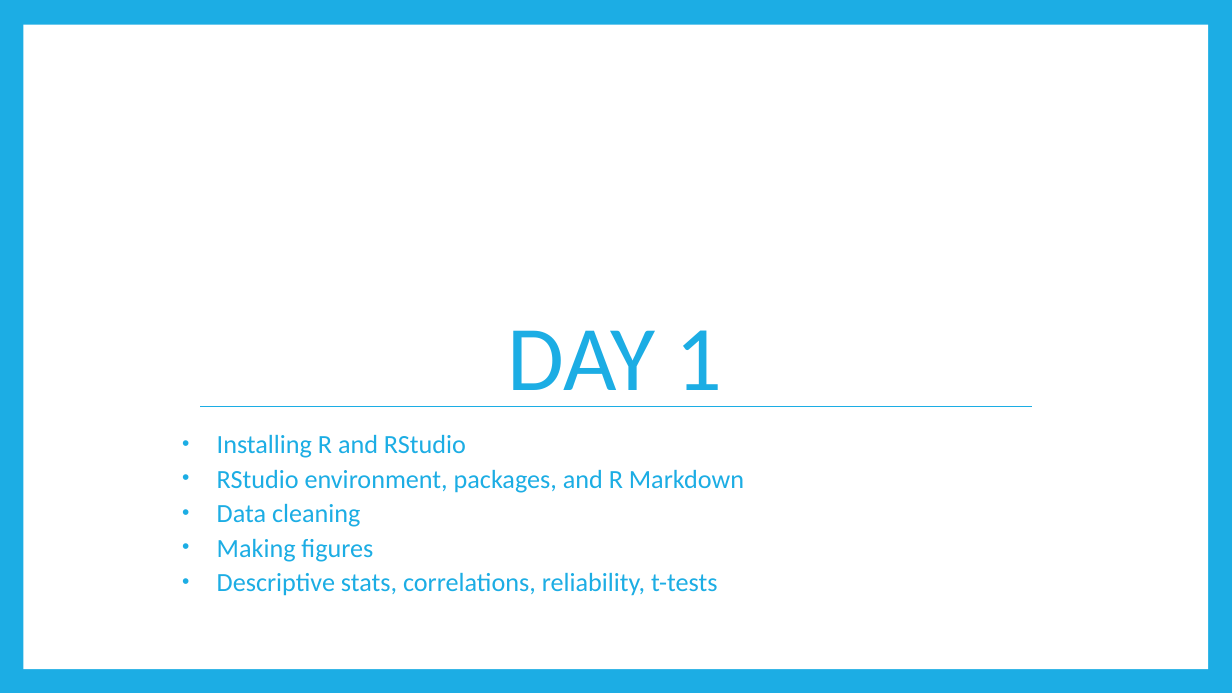
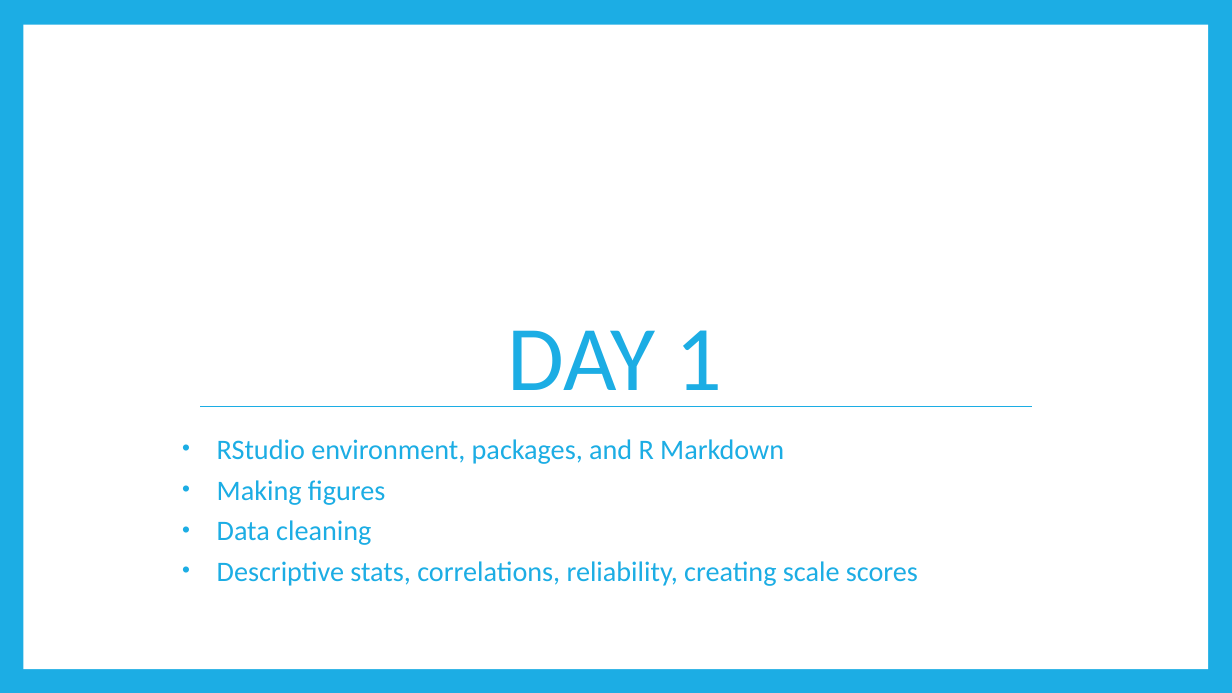
Before and after one commit to RandiLGarcia/datic-intro-to-r, a slide deck: slide 3 of docs/Day 1 Slides.pptx (slide 2 before the commit). Drawn at 1232x693 pixels with LibreOffice and Linux fonts; fonts in the diff are those of the drawing. Boxes give left, top, right and bottom in pixels: in the first picture for what was removed or moved away, otherwise in the second. Text is boxed around its words. In the diff, an @@ line names an element or a change of style, - is before the commit and + after.

```diff
--- a/docs/Day 1 Slides.pptx
+++ b/docs/Day 1 Slides.pptx
@@ text at [217, 435, 466, 458]: paragraph removed @@
-• Installing R and RStudio
@@ text at [217, 439, 784, 545]: size 20.4 to 22 pt in "RStudio environment, packages, and R Markdown", "Data cleaning"; line spacing 1.1 to 1.2 @@
@@ text at [217, 480, 385, 505]: paragraph added @@
+• Making figures
@@ text at [217, 561, 918, 586]: text changed; size 20.4 to 22 pt @@
-• Making figures
-• Descriptive stats, correlations, reliability, t-tests
+• Descriptive stats, correlations, reliability, creating scale scores
```
Also in this commit, not shown: 14 other slides changed, 13 slides added, 7 slides removed, 11 other files.
